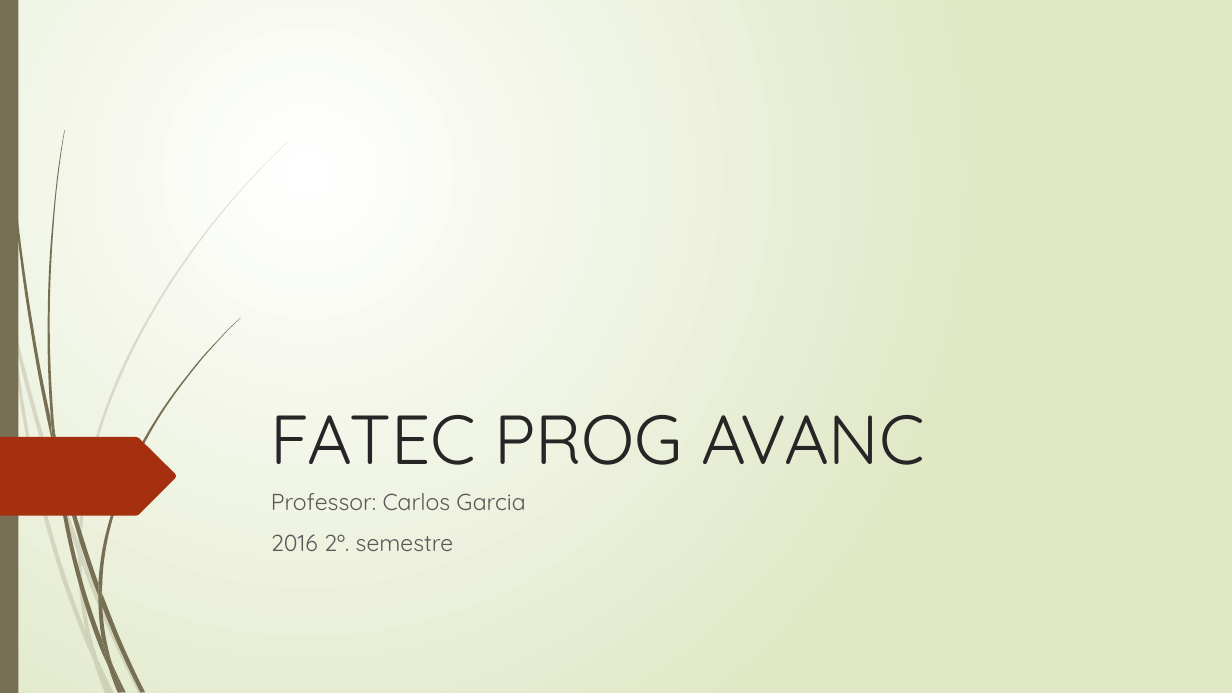
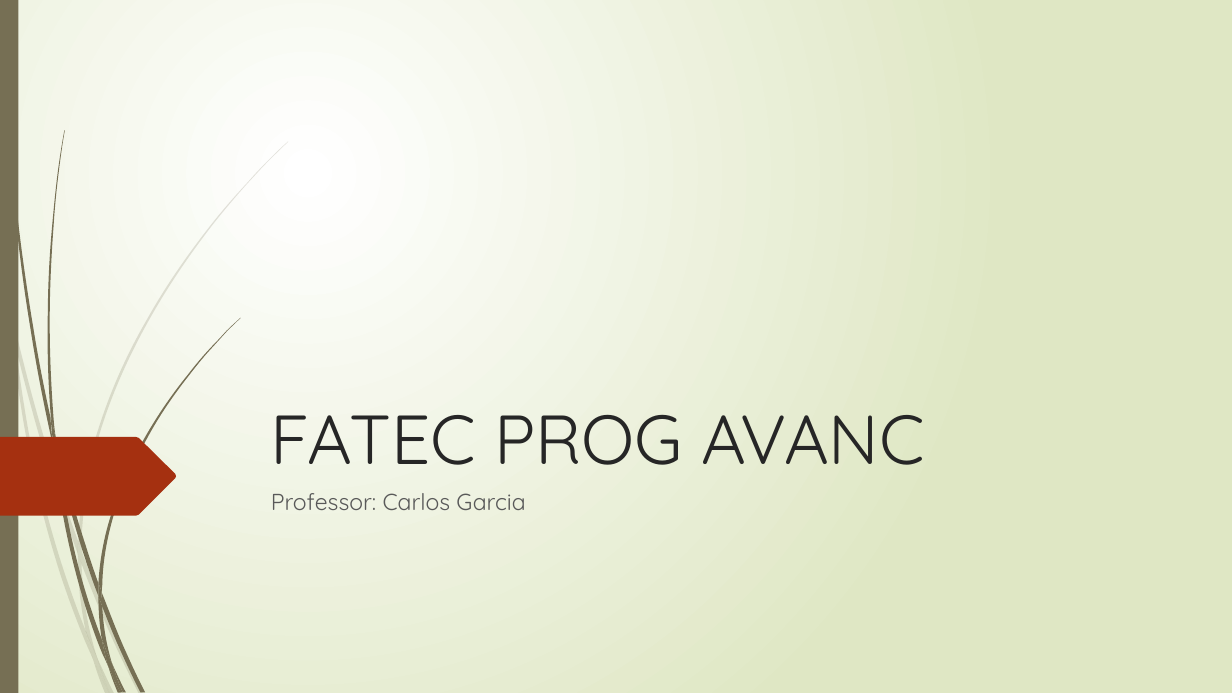
Before and after one commit to rpatricio-souza/Programacao_Avancada_de_Banco_de_Dados, a slide deck: slide 1 of Aula_05_Cursores.pptx. Drawn at 1232x693 pixels with LibreOffice and Linux fonts; fonts in the diff are those of the drawing. Boxes give left, top, right and bottom in pixels: in the first picture for what was removed or moved away, otherwise in the second. Text is boxed around its words. In the diff, an @@ line names an element or a change of style, - is before the commit and + after.

```diff
--- a/Aula_05_Cursores.pptx
+++ b/Aula_05_Cursores.pptx
@@ subtitle at (271,534,454,551): paragraph removed @@
-2016 2º. semestre
```
Also in this commit, not shown: 13 other slides changed, 2 slides added, 10 slides removed, 3 other files.
